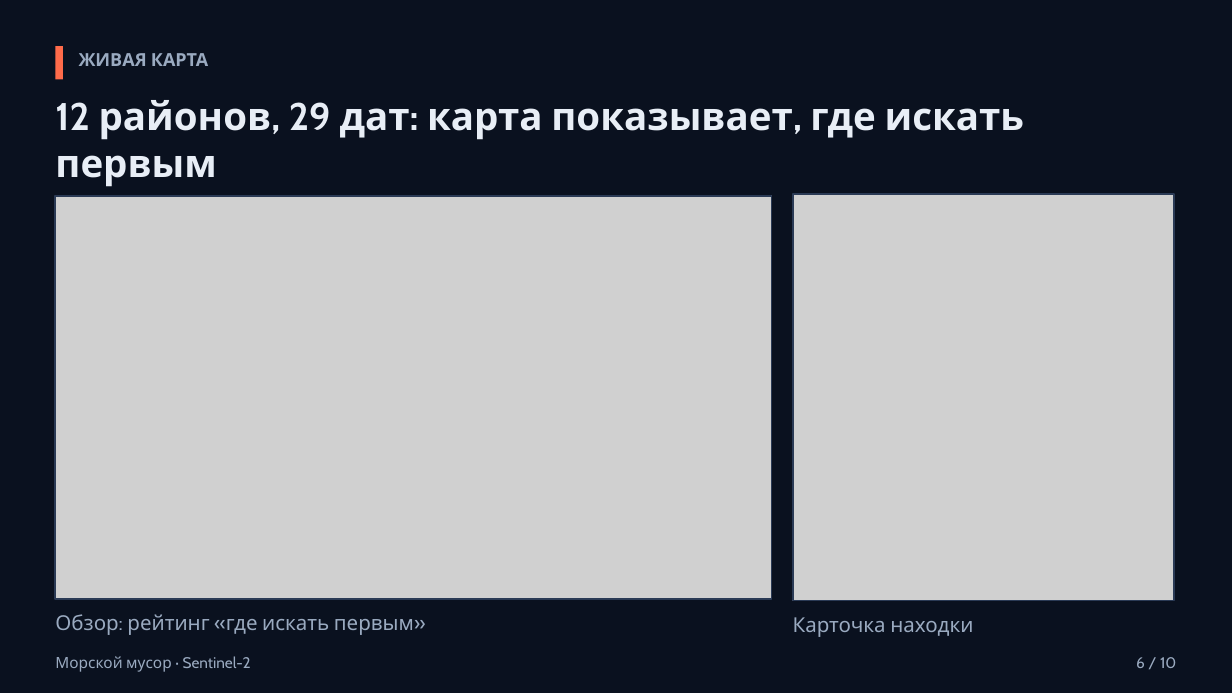
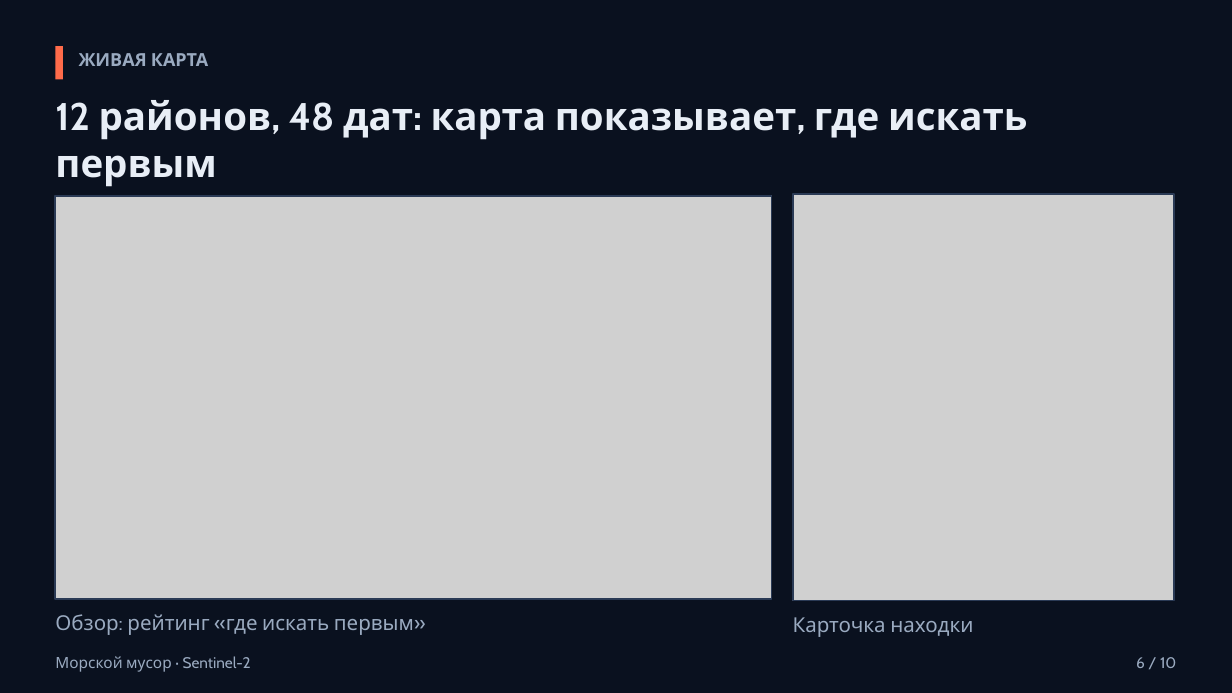
Before and after one commit to azama2t/final-cosmohack, a slide deck: slide 6 of reports/deck.pptx. Drawn at 1232x693 pixels with LibreOffice and Linux fonts; fonts in the diff are those of the drawing; grey boxes stand for pictures. Boxes give left, top, right and bottom in pixels: in the first picture for what was removed or moved away, otherwise in the second. Text is boxed around its words. In the diff, an @@ line names an element or a change of style, - is before the commit and + after.

```diff
--- a/reports/deck.pptx
+++ b/reports/deck.pptx
@@ text at [55, 100, 1028, 187]: text changed @@
-12 районов, 29 дат: карта показывает, где искать первым
+12 районов, 48 дат: карта показывает, где искать первым
```
Also in this commit, not shown: 5 other slides changed, 28 other files.
